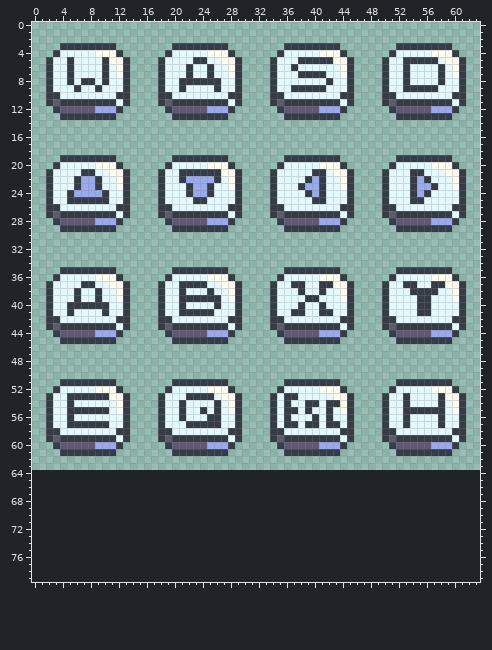
Two states of a sprite sheet, Assets/Sprite/Input.png. The picture above is the old version.
The file is 64x64 pixels. The old version is drawn lined up with the new one, on the new canvas.
After:
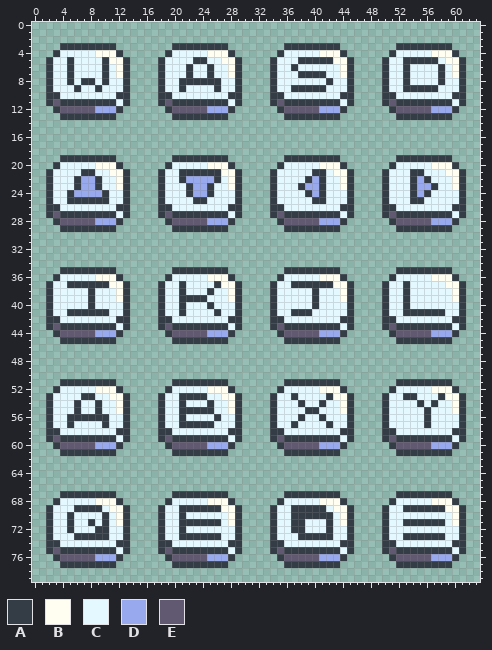
Palette (. is transparent): A #343d46  B #fffef1  C #e4f9ff  D #98a9ed  E #615872
Edits made:
canvas 64x64 -> 64x80
Changed rows in their new state; - is an unchanged pixel.
first column x 5:
37 AA--AA-----------CCC-A------------AA-------------C--CC
38 -C-AC----------------------------C-AC-----------ACCCC-
39 -C-AC---------------CC------------C-------------A-CC--
40 CCC-CC--------------AC-----------C-AC-----------A-CC--
41 -AAAA------------CCCCA------------A-CC----------AA--AA
first column x 5:
53 CC--CC----------A---C----------C-----A-----------A----
54 CA--A---------------AC---------C-ACCACC---------C-A-AC
55 C-CC-C-----------AA-AC---------CC--A-C----------CCC-CC
56 -AAAAA--------------C----------C-A-CAC----------C--A-C
57 -CCCC-----------A----C---------C--CC--C---------C--A-C
first column x 2:
67 --AAAAAAAA--------AAAAAAAA--------AAAAAAAA--------AAAAAAAA--
68 -ACCCCCBBBA------ACCCCCBBBA------ACCCCCBBBA------ACCCCCBBBA-
69 ACCCAAAACBBA----ACCAAAAAABBA----ACCAAAAACBBA----ACCAAAAAABBA
70 ACCACCCCACBA----ACCACCCCCCBA----ACCAAAAAACBA----ACCCCCCCCCBA
71 ACCACCACACBA----ACCAAAAAACBA----ACCAACCCACBA----ACCAAAAAACBA
72 ACCACCCAACCA----ACCACCCCCCCA----ACCAACCCACCA----ACCCCCCCCCCA
73 ACCCAAAAACCA----ACCAAAAAACCA----ACCCAAAAACCA----ACCAAAAAACCA
74 AACCCCCCCCAA----AACCCCCCCCAA----AACCCCCCCCAA----AACCCCCCCCAA
75 AEAAAAAAAACA----AEAAAAAAAACA----AEAAAAAAAACA----AEAAAAAAAACA
76 -AEEEEEDDDA------AEEEEEDDDA------AEEEEEDDDA------AEEEEEDDDA-
77 --AAAAAAAA--------AAAAAAAA--------AAAAAAAA--------AAAAAAAA--
